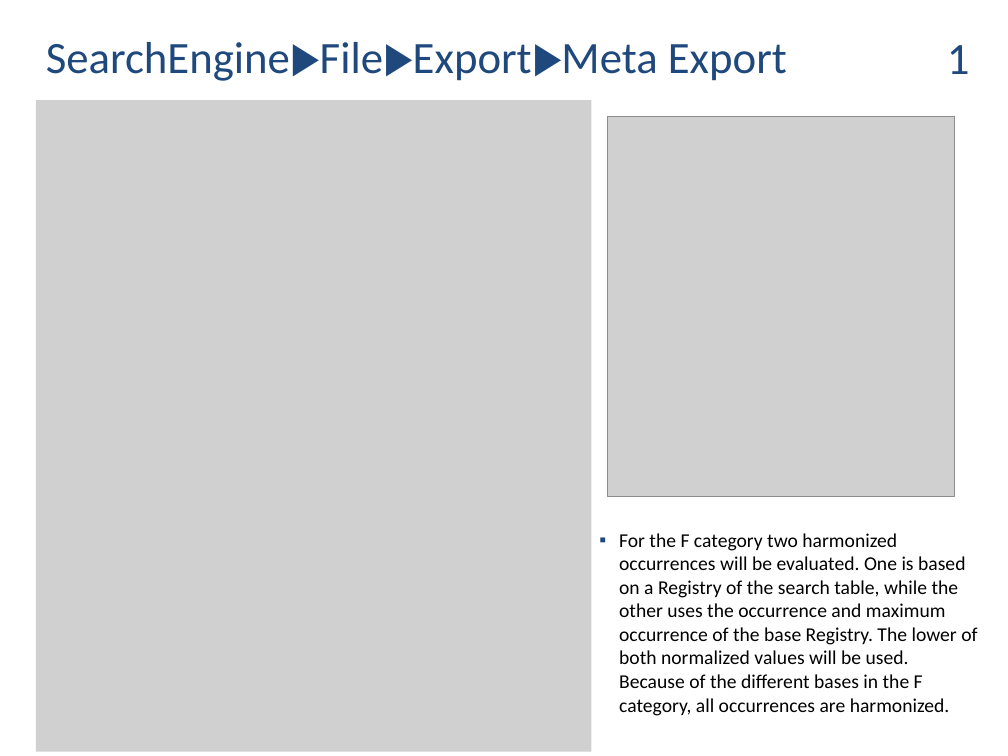
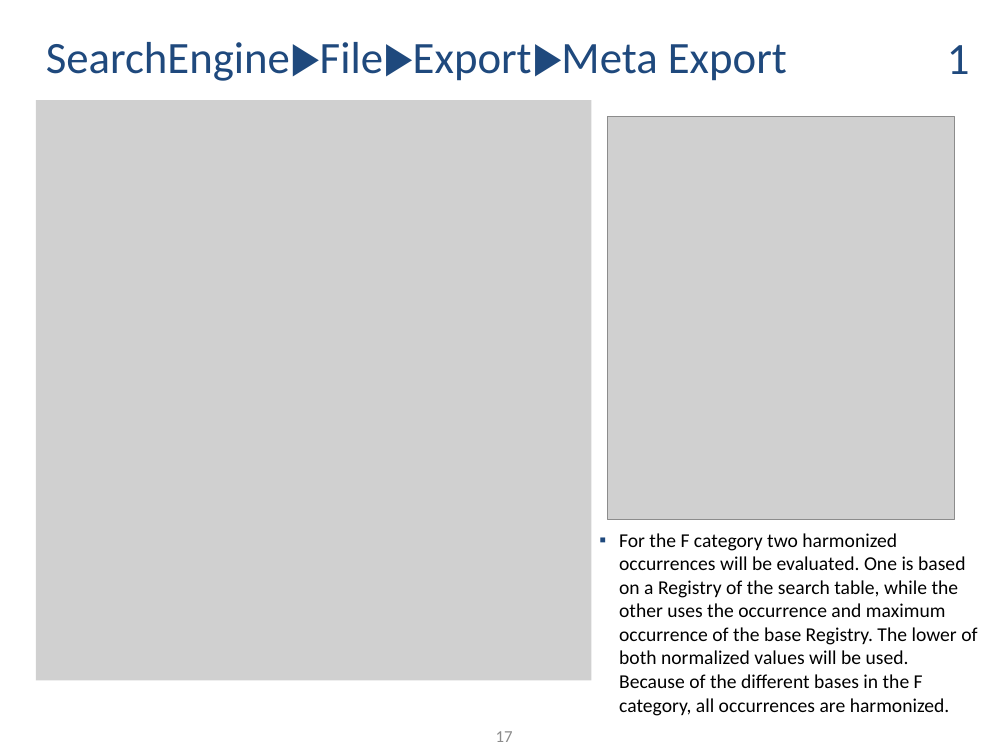
Before and after one commit to ThorstenDoherr/searchengine, a slide deck: slide 17 of doc/Manual.pptx. Drawn at 1008x756 pixels with LibreOffice and Linux fonts; fonts in the diff are those of the drawing; grey boxes stand for pictures. Boxes give left, top, right and bottom in pixels: in the first picture for what was removed or moved away, otherwise in the second. Text is boxed around its words. In the diff, an @@ line names an element or a change of style, - is before the commit and + after.

```diff
--- a/doc/Manual.pptx
+++ b/doc/Manual.pptx
@@ picture: place and size @@
-picture at [36, 100, 592, 751]
+picture at [36, 100, 592, 680]
@@ picture: place and size @@
-picture at [607, 116, 955, 496]
+picture at [607, 116, 955, 519]
@@ page number added at [496, 731, 513, 742], 12 pt, text #8C8C8C @@
+17
```
Also in this commit, not shown: 6 other slides changed, 1 other file.
